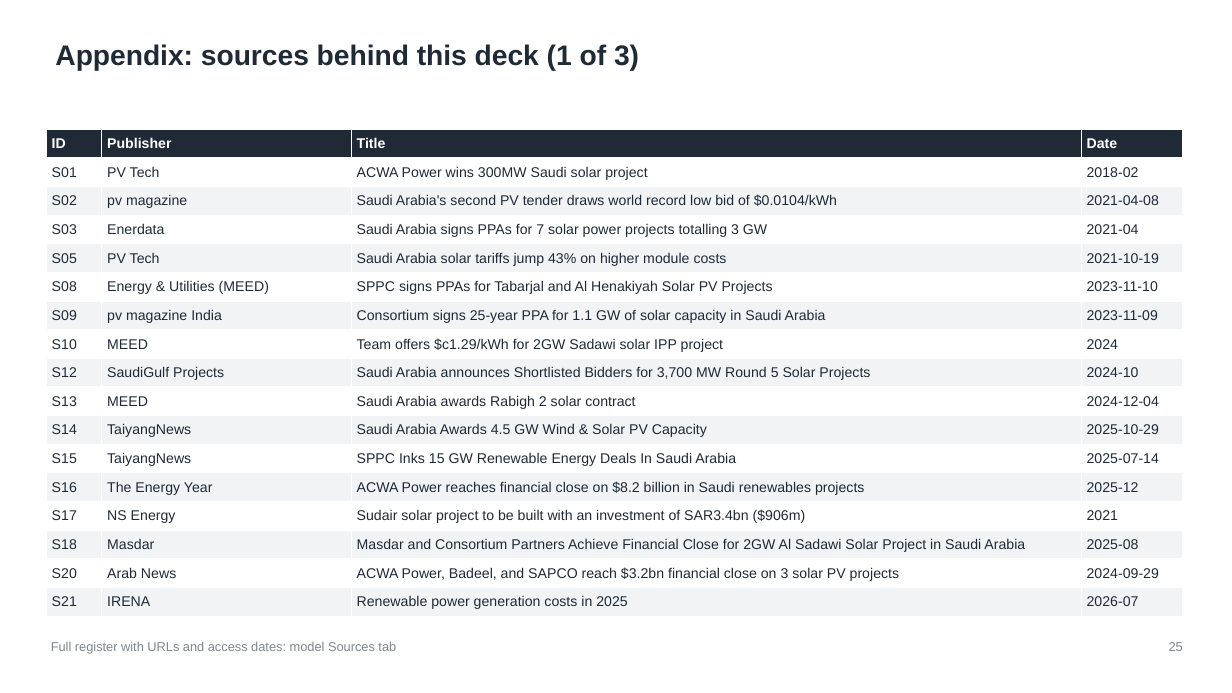
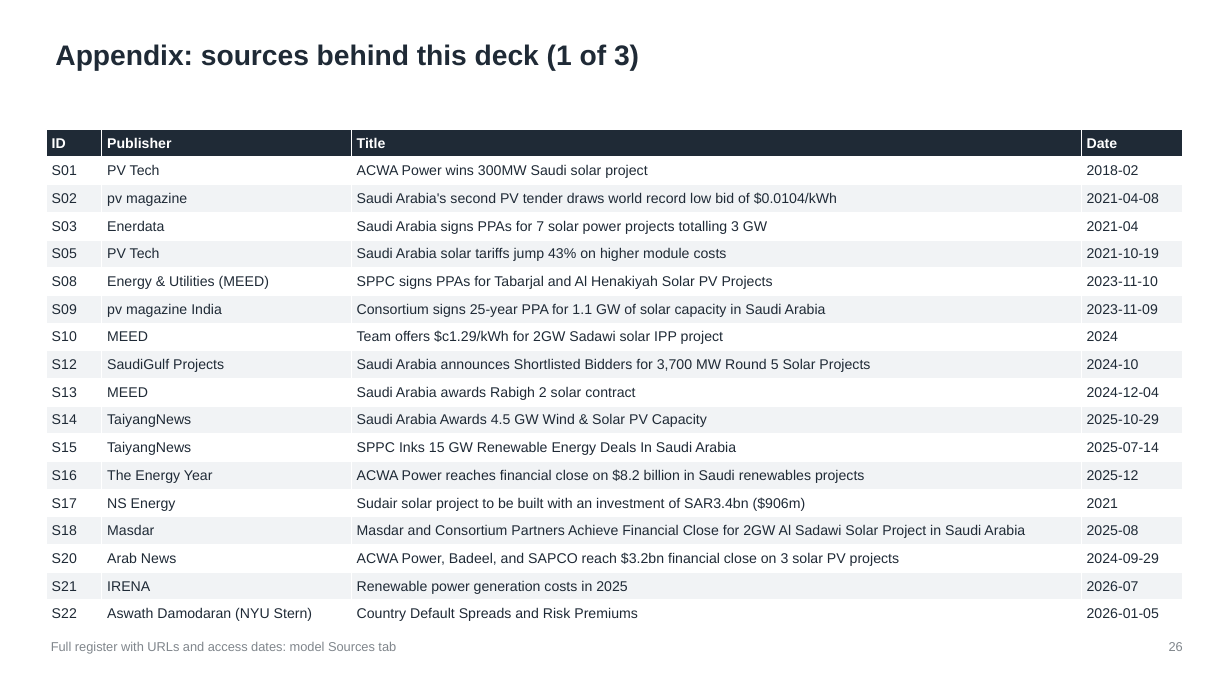
Before and after one commit to nightraven4545/Gulf-Solar, a slide deck: slide 26 of deck/NREP_Tariff_Replicability.pptx (slide 25 before the commit). Drawn at 1232x693 pixels with LibreOffice and Linux fonts; fonts in the diff are those of the drawing. Boxes give left, top, right and bottom in pixels: in the first picture for what was removed or moved away, otherwise in the second. Text is boxed around its words. In the diff, an @@ line names an element or a change of style, - is before the commit and + after.

```diff
--- a/deck/NREP_Tariff_Replicability.pptx
+++ b/deck/NREP_Tariff_Replicability.pptx
@@ table at [46, 129, 1183, 628] @@
+row 18: S22 | Aswath Damodaran (NYU Stern) | Country Default Spreads and Risk Premiums | 2026-01-05
```
Also in this commit, not shown: 12 other slides changed, 1 slide added, 7 other files.
